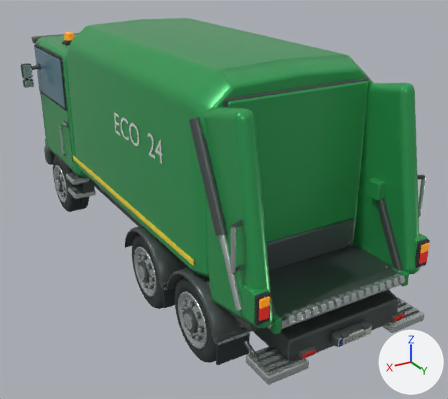
One commit to the glTF model vehicles/refuse_truck.glb: the scene before it, then after it.
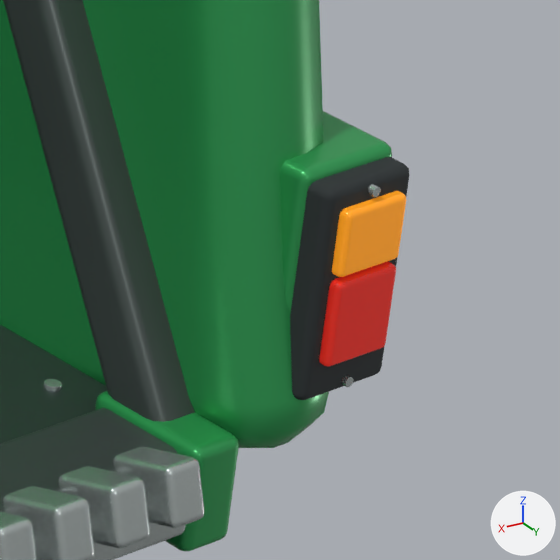
The first picture shows the older version from a 50 mm camera at (4.15, 7.96, 4.89) aimed at (-0.36, 0.44, 1.13). The close-ups show the older and then the newer version on the part from 85% to 100% of the width and 55% to 72% of the height of that picture. Only the edits that show in the close-ups are written down. The axes (+X, +Y, +Z) are drawn at lower right. The lights are the same throughout. Where no turn or scale is listed for an object, it has been applied to the vertices. Vertices at exactly the same position are counted once.

The older version as bpy lines, for what is in view:
```python
me_cube_081 = bpy.data.meshes.new('Cube.081')
me_cube_081.from_pydata(...)  # 96 vertices, 188 faces; spans x -0.091..0.091, y -0.106..0.106, z -0.184..0.184
me_cube_081.materials.append(mat_leaf_green_enamel)  # green #35a65b
me_cube_082 = bpy.data.meshes.new('Cube.082')
me_cube_082.from_pydata(...)  # 96 vertices, 188 faces; spans x -0.084..0.084, y -0.026..0.026, z -0.169..0.169
me_cube_082.materials.append(mat_tire_rubber)  # dark grey #2c3234
me_cylinder_041 = bpy.data.meshes.new('Cylinder.041')
me_cylinder_041.from_pydata(...)  # 72 vertices, 140 faces; spans x -0.008..0.008, y -0.006..0.006, z -0.008..0.008
me_cylinder_041.materials.append(mat_brushed_equipment_metal)  # light grey #c4cdcb
ob_rear_lamp_gasket = bpy.data.objects.new('Rear lamp gasket', me_cube_082)
ob_rear_lamp_gasket.location = (-1.12, 3.65, 1.46)
ob_rear_lamp_mounting_plate = bpy.data.objects.new('Rear lamp mounting plate', me_cube_081)
ob_rear_lamp_mounting_plate.location = (-1.12, 3.531, 1.46)
ob_rear_lamp_retaining_screw = bpy.data.objects.new('Rear lamp retaining screw', me_cylinder_041)
ob_rear_lamp_retaining_screw.location = (-1.12, 3.679, 1.31)
# also in view: 'Loading comb tooth.002' at (-0.58, 3.66, 1.23); 'Loading comb lift arm' at (-0.92, 3.3, 1.63); 'Loading comb tooth.003' at (-0.47, 3.66, 1.23); 'Loading comb end bracket' at (-0.91, 3.55, 1.17); 'Loading comb carrier' at (0.0, 3.54, 1.18)
```
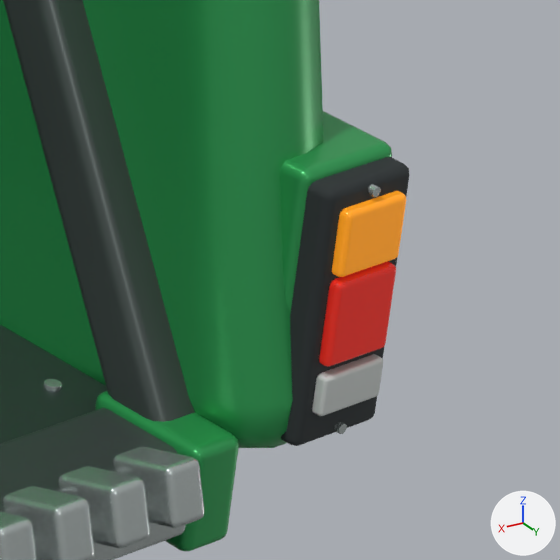
Where the newer file only moved an object's origin or applied its transform, the numbers keep the older frame.

The change, as a diff of the scene's bpy script:
```diff
--- a/vehicles/refuse_truck.glb.py
+++ b/vehicles/refuse_truck.glb.py
@@ mat_reverse_lamp_clear_lens @@
+mat_reverse_lamp_clear_lens = principled_material('Reverse lamp clear lens')
+mat_reverse_lamp_clear_lens.base_color = (0.7, 0.74, 0.72)  # light grey #dadfdd
+mat_reverse_lamp_clear_lens.metallic = 0.23
+mat_reverse_lamp_clear_lens.roughness = 0.17
@@ me_cube_082 @@
 # used by ob_rear_lamp_gasket; location = (-1.12, 3.65, 1.46)
-me_cube_082.from_pydata(...)  # 96 vertices, 188 faces; spans x -0.084..0.084, y -0.026..0.026, z -0.169..0.169
+me_cube_082.from_pydata(...)  # 96 vertices, 188 faces; spans x -0.084..0.084, y -0.026..0.026, z -0.243..0.168
+# me_cube_082 part 1: all 48 vertices in x -0.084..0.084, y -0.026..0.026, z -0.169..-0.154 are moved by (0.0, 0.0, -0.074)
 me_cube_082.materials.append(mat_tire_rubber)
@@ me_cube_085_1 @@
+me_cube_085_1.from_pydata(...)  # 96 vertices, 188 faces; spans x -0.06..0.06, y -0.013..0.013, z -0.032..0.032
+me_cube_085_1.materials.append(mat_reverse_lamp_clear_lens)  # light grey #dadfdd
@@ ob_rear_lamp_retaining_screw @@
 ob_rear_lamp_retaining_screw = bpy.data.objects.new('Rear lamp retaining screw', me_cylinder_041)
-ob_rear_lamp_retaining_screw.location = (-1.12, 3.679, 1.31)
+ob_rear_lamp_retaining_screw.location = (-1.12, 3.679, 1.234)
@@ ob_reversing_lens @@
+ob_reversing_lens = bpy.data.objects.new('Reversing lens', me_cube_085_1)
+ob_reversing_lens.location = (-1.12, 3.68, 1.304)
```

Changed parts and their boxes (x1, y1, x2, y2) in the close-ups (560 x 560 px; the box of a moved part takes in the faces that stretch with it):
'Rear lamp gasket', reshaped (7% wider, 19% taller)
    before: (290, 157, 409, 400)
    after: (281, 157, 409, 446)
'Reversing lens', added
    after: (312, 354, 383, 416)
'Rear lamp retaining screw', moved
    before: (341, 375, 353, 387)
    after: (334, 422, 347, 434)
part 1 of me_cube_082, moved or reshaped
    before: (293, 351, 383, 400)
    after: (281, 351, 383, 446)
